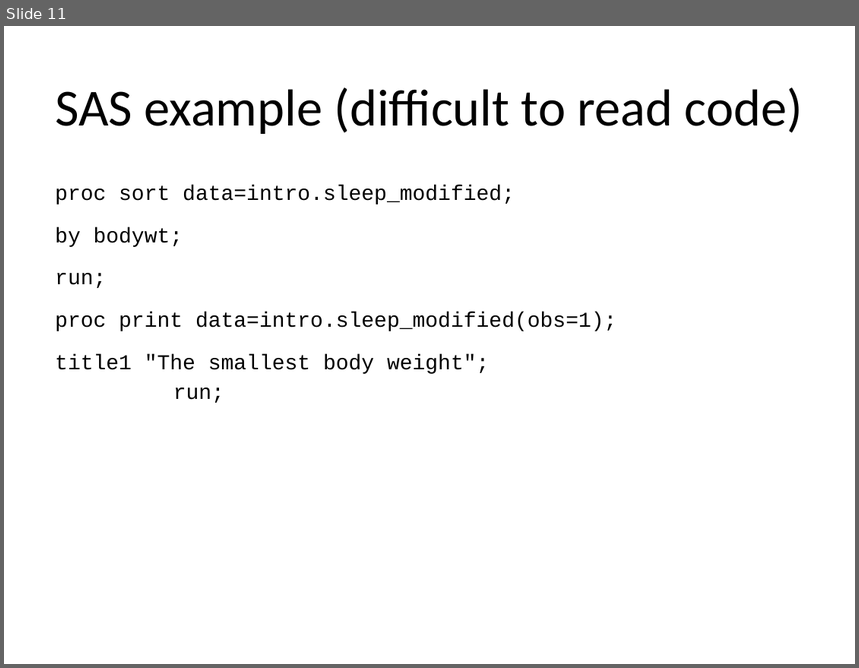
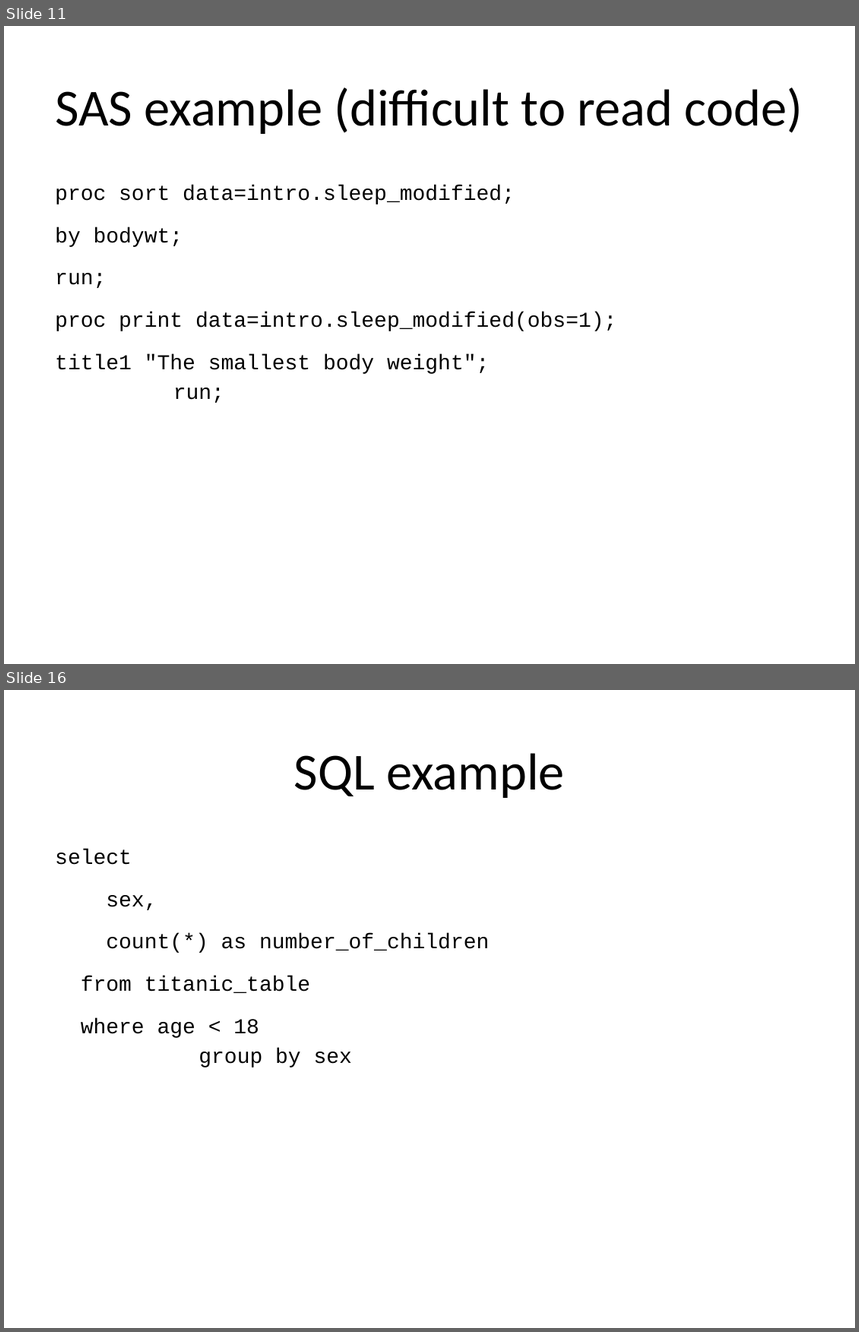
Before and after one commit to pmean/classes, a slide deck: software-engineering/results/programming-expectations.pptx. Shown one above the other, each under a label of ours: slide 11 before the commit, slides 11 and 16 after it; the slides between them are not shown. The pictures are 859x668 and 859x1332 pixels, drawn with LibreOffice and Linux fonts; fonts in the diff are those of the drawing. Boxes give left, top, right and bottom in pixels: in the first picture for what was removed or moved away, otherwise in the second. Text is boxed around its words. In the diff, an @@ line names an element or a change of style, - is before the commit and + after.

```diff
--- a/software-engineering/results/programming-expectations.pptx
+++ b/software-engineering/results/programming-expectations.pptx
@@ slide 16 added at [4, 690, 855, 1328], background #FFFFFF @@
@@ title added at [294, 753, 564, 798], 44 pt, text #000000 @@
+SQL example
@@ text added at [55, 849, 489, 1068], 18 pt, text #000000 @@
+select
+sex,
+count(*) as number_of_children
+from titanic_table
+where age < 18
+group by sex
```
Also in this commit, not shown: 5 slides changed, 5 other slides added, 1 slide removed, 2 other files.
